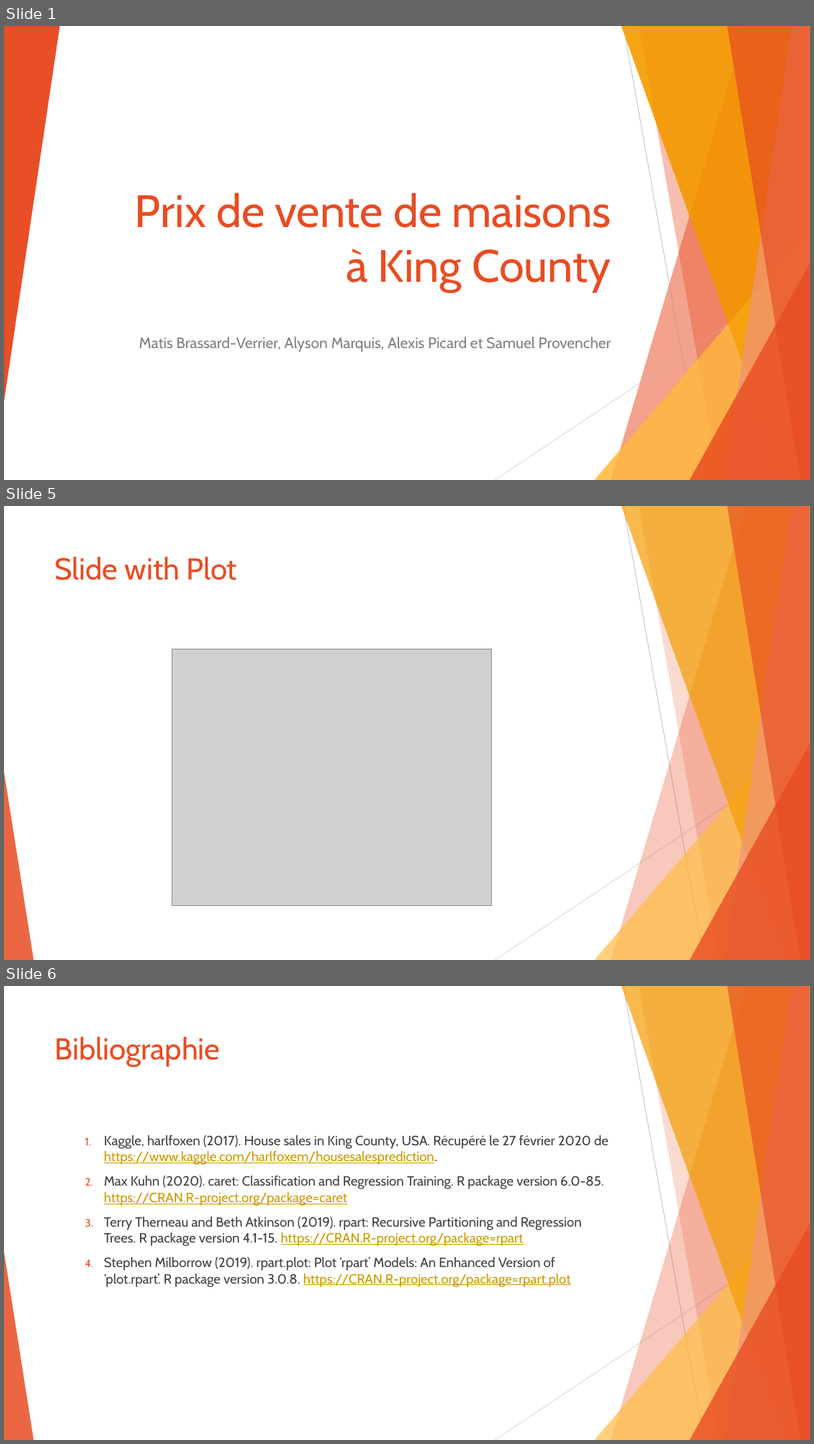
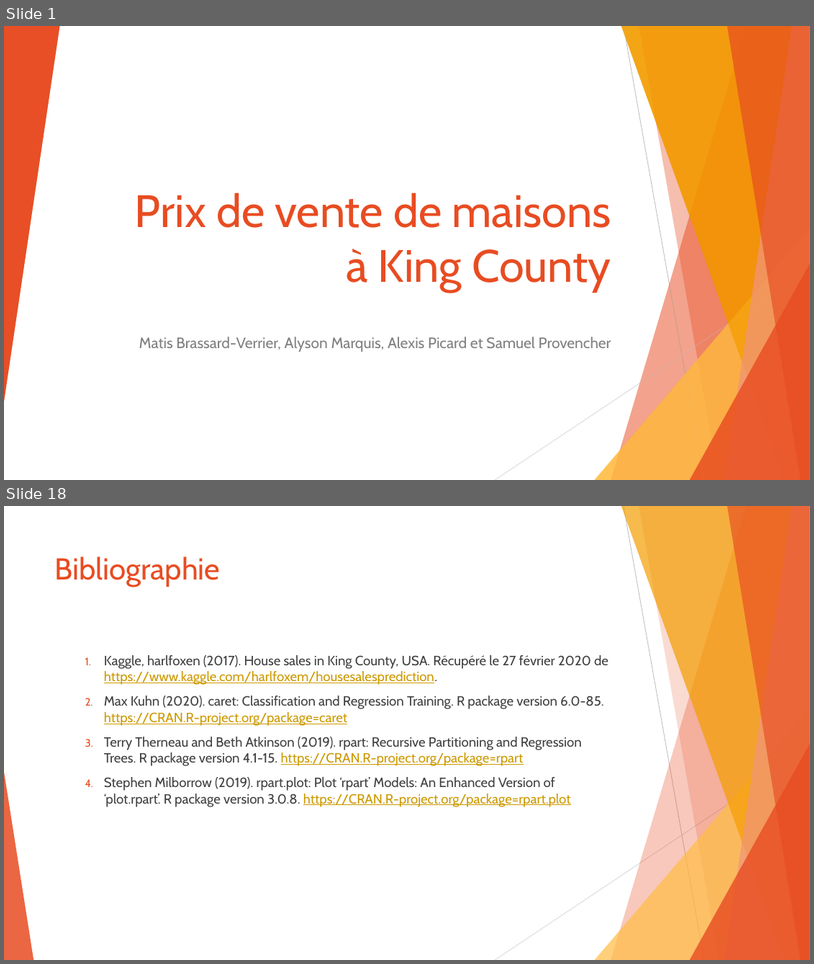
Before and after one commit to SamuelProvencher/TP-Apprentissage, a slide deck: PP.pptx. Shown one above the other, each under a label of ours: slides 1, 5 and 6 before the commit, slides 1 and 18 after it; the slides between them are not shown. The pictures are 814x1444 and 814x964 pixels, drawn with LibreOffice and Linux fonts; fonts in the diff are those of the drawing; grey boxes stand for pictures. Boxes give left, top, right and bottom in pixels: in the first picture for what was removed or moved away, otherwise in the second. Text is boxed around its words. In the diff, an @@ line names an element or a change of style, - is before the commit and + after.

```diff
--- a/PP.pptx
+++ b/PP.pptx
@@ slide 5 removed at (4, 506, 810, 960), background #FFFFFF; not listed: 10 template elements that a slide beside it also shows @@
@@ title removed at (55, 556, 238, 580) @@
-Slide with Plot
@@ picture removed at (172, 649, 492, 906) @@
@@ what was slide 6 is now slide 18 @@
```
Also in this commit, not shown: 16 slides added, 3 other slides removed, 1 other file.
